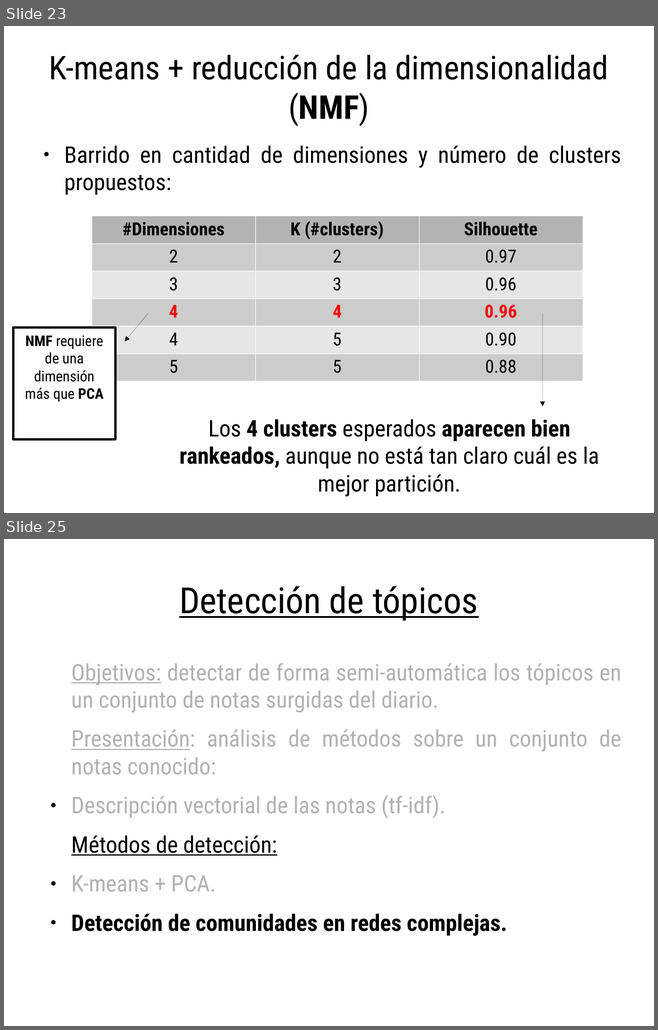
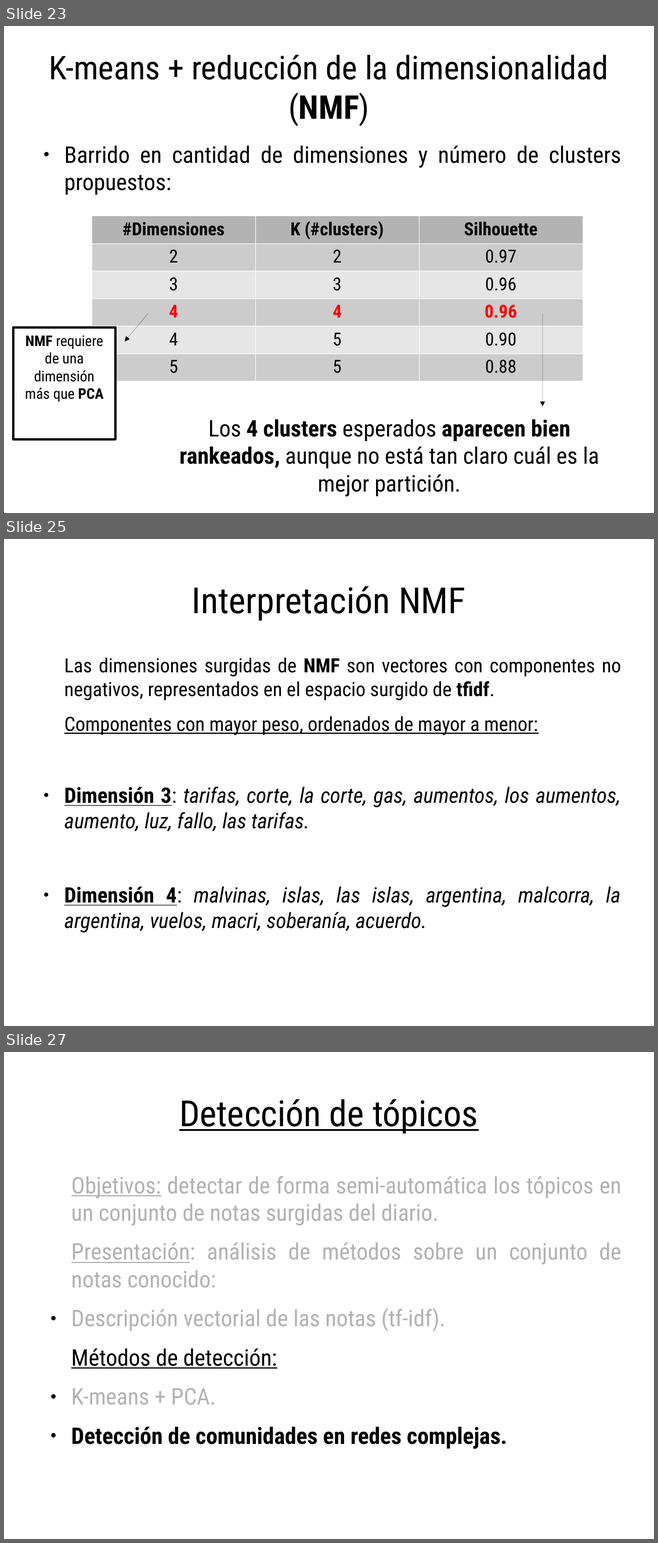
Before and after one commit to spinto88/Analisis_notas, a slide deck: Presentacion_analisis.odp. Shown one above the other, each under a label of ours: slides 23 and 25 before the commit, slides 23, 25 and 27 after it; the slides between them are not shown. The pictures are 658x1030 and 658x1543 pixels, drawn with LibreOffice and Linux fonts; fonts in the diff are those of the drawing. Boxes give left, top, right and bottom in pixels: in the first picture for what was removed or moved away, otherwise in the second. Text is boxed around its words. In the diff, an @@ line names an element or a change of style, - is before the commit and + after.

```diff
--- a/Presentacion_analisis.odp
+++ b/Presentacion_analisis.odp
@@ slide 25 added at box(4, 539, 654, 1026), background #FFFFFF @@
@@ title added at box(192, 586, 465, 621), 44 pt, text #000000 @@
+Interpretación NMF
@@ text added at box(64, 657, 621, 933), 26 pt, text #000000 @@
+Las dimensiones surgidas de NMF son vectores con componentes no negativos, representados en el espacio surgido de tfidf.
+Componentes con mayor peso, ordenados de mayor a menor:
+● Dimensión 3: tarifas, corte, la corte, gas, aumentos, los aumentos, aumento, luz, fallo, las tarifas.
+● Dimensión 4: malvinas, islas, las islas, argentina, malcorra, la argentina, vuelos, macri, soberanía, acuerdo.
@@ what was slide 25 is now slide 27 @@
```
Also in this commit, not shown: 2 slides changed, 3 other slides added, 2 other files.
